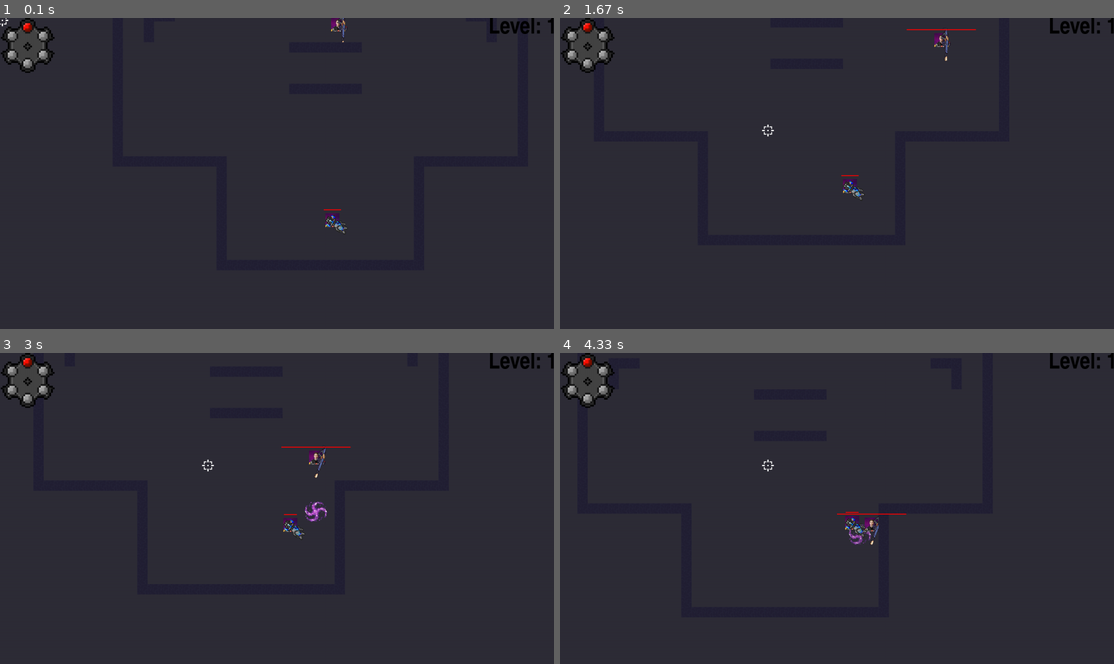
Above: before the commit, frames 1-4 (two rows, left to right).
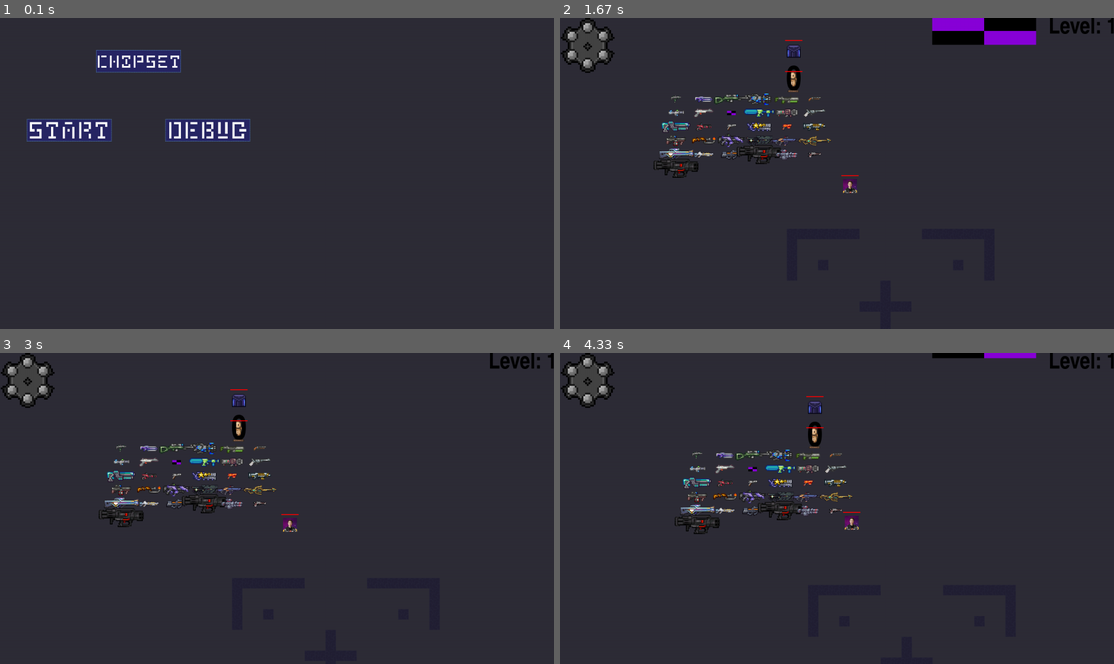
Above: after the commit, the same moments.

Repository: RyDawg-Studios/Chipset
Game: pygame game, started from main.py
Two runs of this game, one before a commit and one after it. Both use one fixed random seed, a clock stepped at 60 frames per second and the inputs below.
Inputs (mouse positions are in pixels of both pictures, inside the frame that each line leads up to):
- Up to frame 1 (0.1 s): no input
- Up to frame 2 (1.67 s): click (764, 129) at 0.38 s; tap U at 0.67, 1.65 s; hold Right 1-1.47 s; hold Up from 1.5 s (still down)
- Up to frame 3 (3 s): release Up at 1.8 s; hold Right 1.83-2.3 s; hold Left 2.33-2.87 s; hold Down from 2.9 s (still down)
- Up to frame 4 (4.33 s): tap U at 3.05, 4.22 s; release Down at 3.2 s; hold Left 3.23-3.63 s; hold Up 3.67-4.03 s; hold Right from 4.07 s (still down)

The runs differ from the first frame. In frame 1, 4.4% of the frame differs, in the area x 0-100%, y 0-70%; in frame 2, 3.8%; in frame 3, 2.4%; in frame 4, 2.6%.

Commit message:
bruh idek ne more

Diff:
--- a/data/engine/event/event_manager.py
+++ b/data/engine/event/event_manager.py
@@ -14,7 +14,6 @@
     def update(self):
         for event in pygame.event.get():
             if event.type == pygame.QUIT:
-                self.pde.network_manager.disconnect()
                 pygame.quit()
                 sys.exit()
             else:
--- a/data/topdownshooter/TopDownShooter.py
+++ b/data/topdownshooter/TopDownShooter.py
@@ -42,7 +42,7 @@
 
     def activate(self):
         super().activate()
-        self.changelevel(BossLevel)
+        self.changelevel(MainMenu)
 
     def restart(self):
         self.pde.player_manager.clear()
--- a/data/topdownshooter/content/objects/hazard/blackhole/blackhole.py
+++ b/data/topdownshooter/content/objects/hazard/blackhole/blackhole.py
@@ -4,7 +4,6 @@
 from data.engine.anim.anim_manager import AnimManager
 from data.engine.fl.world_fl import getpositionlookatvector
 from data.engine.sprite.sprite_component import SpriteComponent
-from data.topdownshooter.content.objects.shooterentity.shooterentity import ShooterEntity
 import data.topdownshooter.content.objects.weapon.bullets.bullets as b
 
 
--- a/data/topdownshooter/content/objects/hazard/splat/splat.py
+++ b/data/topdownshooter/content/objects/hazard/splat/splat.py
@@ -3,7 +3,6 @@
 from data.engine.actor.actor import Actor
 from data.engine.anim.anim_manager import AnimManager
 from data.engine.sprite.sprite_component import SpriteComponent
-from data.topdownshooter.content.objects.shooterentity.shooterentity import ShooterEntity
 
 
 class Splat(Actor):
--- a/data/topdownshooter/content/objects/levelgenerator/level_generator.py
+++ b/data/topdownshooter/content/objects/levelgenerator/level_generator.py
@@ -78,7 +78,8 @@
             else:
                 w = abs(round(normal_cut(self.complexity-1, 1, 4)))
 
-            n = self.man.add_object(DefaultEnemy(man=self.man, pde=self.pde, position=self.get_spawnpoint(), weapon=self.weaponladder[w], hp=100*self.complexity**(1/8)))
+            n = self.man.add_object(DefaultEnemy(man=self.man, pde=self.pde, position=self.get_spawnpoint(), hp=100*self.complexity**(1/8)))
+            n.weapon = self.man.add_object(self.weaponladder[w](man=self.man, pde=self.pde, owner=n, position=n.position))
             n.onDeathEvent.bind(self.on_enemy_killed)
             self.enemies.append(n)
 
--- a/data/topdownshooter/content/objects/player/player.py
+++ b/data/topdownshooter/content/objects/player/player.py
@@ -9,6 +9,7 @@
 from data.topdownshooter.content.objects.shooterentity.shooterentity import ShooterEntity
 from data.topdownshooter.content.objects.widget.fadeout import FadeOut
 from data.topdownshooter.content.objects.widget.shooterwidget import ShooterWidget
+import data.topdownshooter.content.objects.weapon.upgrade.upgrades as u
 
 class Crosshair(Actor):
     def __init__(self, man, pde, position) -> None:
@@ -31,6 +32,8 @@
         self.crosshair = None
 
         self.weaponindx = 0
+
+        self.stock = [u.SplitStreamUpgrade, u.DisarmamentUpgrade, u.VamprismUpgrade]
 
         self.ignoreEntities =[ShooterPlayer]
 
@@ -70,6 +73,9 @@
         else:
             self.target = self.pde.input_manager.mouse_position
 
+    def openUpgradeSelectionUI(self):
+        self.pde.game.ui.openUpgradeSelection()
+
     def update(self):
         super().update()
         self.pde.game.player = self
--- a/data/topdownshooter/content/objects/player/shooter_controller.py
+++ b/data/topdownshooter/content/objects/player/shooter_controller.py
@@ -24,6 +24,8 @@
             self.owner.dead = True
         if input == pygame.K_m:
             self.owner.spawnmagnet()
+        if input == pygame.K_u:
+            self.owner.openUpgradeSelectionUI()
 
         if input in [pygame.K_1, pygame.K_2, pygame.K_3, pygame.K_4, pygame.K_5, pygame.K_6]:
             print([pygame.K_1, pygame.K_2, pygame.K_3, pygame.K_4, pygame.K_5, pygame.K_6].index(input)+1)
--- a/data/topdownshooter/content/objects/shooterentity/shooterentity.py
+++ b/data/topdownshooter/content/objects/shooterentity/shooterentity.py
@@ -8,6 +8,7 @@
 from data.topdownshooter.content.objects.weapon.pickup.pickupweapon import PickupWeapon
 from data.topdownshooter.content.objects.weapon.weapons.weapon import WeaponData
 from data.topdownshooter.content.objects.widget.shooterwidget import HealthBar
+import data.topdownshooter.content.objects.weapon.upgrade.upgrades as u
 
 
 class ShooterEntity(Actor):
@@ -24,6 +25,7 @@
 
         self.weapon = None
         self.weapons = []
+        self.stock = []
         self.currentweapon = 1
         self.maxweapons = 6
         self.weaponoffset = 10
@@ -68,6 +70,8 @@
 
         self.onDeathEvent = EventDispatcher()
         self.onSwitchWeaponEvent = EventDispatcher()
+        self.onKillEvent = EventDispatcher()
+        self.onKillEvent.bind(self.onKill)
 
 
 
@@ -144,6 +148,7 @@
 
     def die(self, killer):
         self.onDeathEvent.call(self, killer)
+        killer.owner.owner.onKillEvent.call(self)
         self.dead = True
         if killer is not None:
             rot = killer.rotation
@@ -188,8 +193,7 @@
             self.dropweapon(rotation=objectlookattarget(self, obj))
             self.weapons[self.currentweapon-1] = dc
             self.switchweapon(self.weapons.index(dc)+1)
-
-
+        return
 
     def changeweapon(self, cls):
         self.removeweapon()
@@ -200,11 +204,11 @@
         if self.weapon is not None:
             self.weapon.deconstruct()
             self.weapon = None
-
+        return
 
     def useitem(self, item):
-        item.use()
-        return
+        return item.use()
+
 
     def checkXcollision(self, movement):
         if self.canMove:
@@ -254,6 +258,10 @@
         else:
             self.die(killer=None)
 
+    def onKill(self, enemy):
+        self.stock.append(random.choice(u.upgrades))
+        print(self.stock)
+
     def deconstruct(self):
         self.healthbar.deconstruct()
         self.healthbar = None
--- a/data/topdownshooter/content/objects/weapon/bullets/bullets.py
+++ b/data/topdownshooter/content/objects/weapon/bullets/bullets.py
@@ -9,7 +9,7 @@
 from data.topdownshooter.content.objects.hazard.explosion.explosion import Explosion
 from data.topdownshooter.content.objects.hazard.mine.mine import Mine
 from data.topdownshooter.content.objects.hazard.splat.splat import Splat
-from data.topdownshooter.content.objects.shooterentity.shooterentity import ShooterEntity
+import data.topdownshooter.content.objects.shooterentity.shooterentity as se
 from data.topdownshooter.content.objects.weapon.bullets.bullet import Bullet
 from data.topdownshooter.content.tiles.tile import Tile
 
@@ -30,7 +30,7 @@
         if self.foundtarget == False:
             self.target = obj
             if hasattr(obj, 'homable'):
-                if isinstance(obj, ShooterEntity) and obj != self.owner.owner.owner:
+                if isinstance(obj, se.ShooterEntity) and obj != self.owner.owner.owner:
                     self.owner.target = getpositionlookatvector(self, obj.position)
                     self.owner.rotation = objectlookattarget(self, obj)
         return super().overlap(obj)
@@ -61,7 +61,7 @@
                 self.homing = True
         for obj in self.getNeighboringObjects():
             if hasattr(obj, 'homable'):
-                if isinstance(obj, ShooterEntity) and obj is not self.shooter:
+                if isinstance(obj, se.ShooterEntity) and obj is not self.shooter:
                     if self.shooter is not None:
                         if type(obj) not in self.shooter.ignoreEntities:
                             self.target = getpositionlookatvector(self, obj.position)
@@ -319,7 +319,7 @@
         self.spawnedRocket = False
 
     def hit(self, object):
-        if isinstance(object, ShooterEntity) or isinstance(object, Tile):
+        if isinstance(object, se.ShooterEntity) or isinstance(object, Tile):
             if not self.spawnedRocket:
                 self.man.add_object(obj=Explosion(man=self.man, pde=self.pde, owner=self, position=self.rect.center, scale=[128, 128]))
                 self.spawnedRocket = True
--- a/data/topdownshooter/content/objects/weapon/upgrade/upgrades.py
+++ b/data/topdownshooter/content/objects/weapon/upgrade/upgrades.py
@@ -1,6 +1,6 @@
 import random
 from data.topdownshooter.content.objects.hazard.explosion.explosion import Explosion
-from data.topdownshooter.content.objects.shooterentity.shooterentity import ShooterEntity
+import data.topdownshooter.content.objects.shooterentity.shooterentity as se
 from data.topdownshooter.content.objects.weapon.bullets.bullets import Grenade
 from data.topdownshooter.content.objects.weapon.upgrade.upgrade import Upgrade
 from data.topdownshooter.content.tiles.tile import Tile
@@ -12,7 +12,7 @@
         self.rate = 0.5
 
     def onHit(self, bullet, damage, object):
-        if isinstance(object, ShooterEntity):
+        if isinstance(object, se.ShooterEntity):
             if self.weapon.owner is not None and object.canGrantHP:
                 self.weapon.owner.hp += (damage * self.rate)
         return super().onHit(bullet, damage, object)
@@ -27,7 +27,7 @@
         super().__init__(man, pde, weapon, id="Disarmament")
 
     def onHit(self, bullet, damage, object):
-        if isinstance(object, ShooterEntity):
+        if isinstance(object, se.ShooterEntity):
             if random.randint(0, 100) <= 50:
                 object.dropweapon(rotation=bullet.rotation)
         return super().onHit(bullet, damage, object)
@@ -37,7 +37,7 @@
         super().__init__(man, pde, weapon, id="ExplosiveBullets")
 
     def onHit(self, bullet, damage, object):
-        if isinstance(object, ShooterEntity) or isinstance(object, Tile):
+        if isinstance(object, se.ShooterEntity) or isinstance(object, Tile):
             self.man.add_object(obj=Explosion(man=self.man, pde=self.pde, owner=bullet, position=bullet.rect.center, scale=[32, 32]))
         return super().onHit(bullet, damage, object)
 
@@ -47,7 +47,8 @@
 
     def onShot(self, bullet, target):
         super().onShot(bullet, target)
-        self.weapon.owner.dodgerollcooldown = 200
+        self.weapon.owner.dodgecooldown = 200
+        self.weapon.owner.can
 
 class GrenadeLauncherUpgrade(Upgrade):
     def __init__(self, man, pde, weapon):
@@ -63,3 +64,5 @@
         if self.shotTicks >= 120:
             self.weapon.shoot(target=target, bullet=Grenade)
             self.shotTicks = 0
+
+upgrades = [VamprismUpgrade, SplitStreamUpgrade, DisarmamentUpgrade, ExplosiveBulletsUpgrade, SecondWindUpgrade, GrenadeLauncherUpgrade]
--- a/data/topdownshooter/content/objects/widget/shooterwidget.py
+++ b/data/topdownshooter/content/objects/widget/shooterwidget.py
@@ -49,7 +49,7 @@
         return super().deconstruct(outer)
 
 class WeaponSelectorChamber(Actor):
-    def __init__(self, man, pde, position=[0.0], scale=[128, 128], checkForOverlap=True, checkForCollision=True, useCenterForPosition=False, lifetime=-1, owner=None):
+    def __init__(self, man, pde, position=[0, 0], scale=[128, 128], checkForOverlap=True, checkForCollision=True, useCenterForPosition=False, lifetime=-1, owner=None):
         super().__init__(man, pde, position, scale, checkForOverlap, checkForCollision, useCenterForPosition, lifetime)
         self.scale = [128, 127]
         self.owner = owner
@@ -97,10 +97,42 @@
     def update(self):
         super().update()
 
+class UpgradeSelector(Actor):
+    def __init__(self, man, pde, position=[0,0], scale=[240, 64], checkForOverlap=False, checkForCollision=False, useCenterForPosition=False, lifetime=-1, owner=None):
+        super().__init__(man, pde, position, scale, checkForOverlap, checkForCollision, useCenterForPosition, lifetime)
+
+        self.owner = owner
+
+        self.opening = False
+        self.closing = True
+
+
+    def construct(self):
+        super().construct()
+        self.components["Sprite"] = SpriteComponent(owner=self, sprite='', layer=6)
+
+        self.rect.topright = [1100, -64]
+
+        self.container = []
 
 
 
+    def update(self):
+        super().update()
+        if self.opening:
+            if self.rect.y < 0:
+                self.rect.y += (abs(self.rect.y) / 4)
+        else:
+            if self.rect.y >= -64:
+                self.rect.y -= (abs(self.rect.y+64) / 4) +1
 
+    def open(self):
+        if self.opening:
+            self.opening = False
+            self.closing = True
+        else:
+            self.opening = True
+            self.closing = False
 
 class ShooterWidget(Actor):
     def __init__(self, man, pde, position=[0,0], scale=[0,0], checkForOverlap=False, checkForCollision=False, useCenterForPosition=False, lifetime=-1, owner=None):
@@ -111,3 +143,7 @@
         super().construct()
         self.levelText = self.man.add_object(obj=LevelText(man=self.man, pde=self.pde))
         self.inventory = self.man.add_object(obj=WeaponSelector(man=self.man, pde=self.pde, owner=self.owner))
+        self.upgrades = self.man.add_object(obj=UpgradeSelector(man=self.man, pde=self.pde, owner=self.owner))
+
+    def openUpgradeSelection(self):
+        self.upgrades.open()
